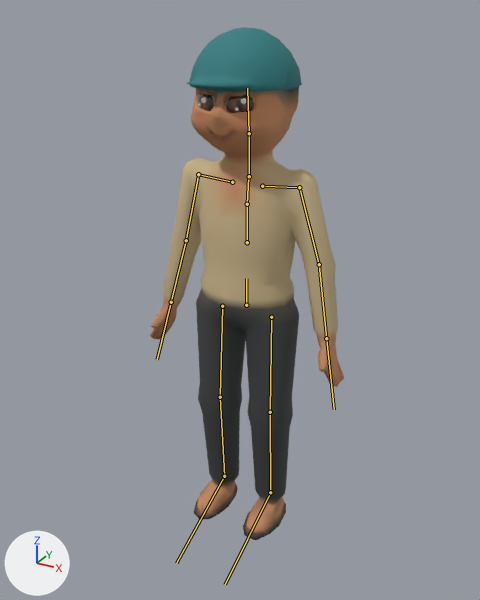
The glTF model assets/models/nguoi/chunam.glb as it was, and as the next commit left it.
One viewpoint serves both versions: a 50 mm lens placed at (0.926, -1.729, 1.685), pointed at (-0.013, -0.023, 0.831). Every picture has the same lights, and +X, +Y and +Z are marked at lower left. The first picture is the older version. The bones that bend it are drawn over the model as lines.

In view in the first picture: 'Nguoi_chunam'.
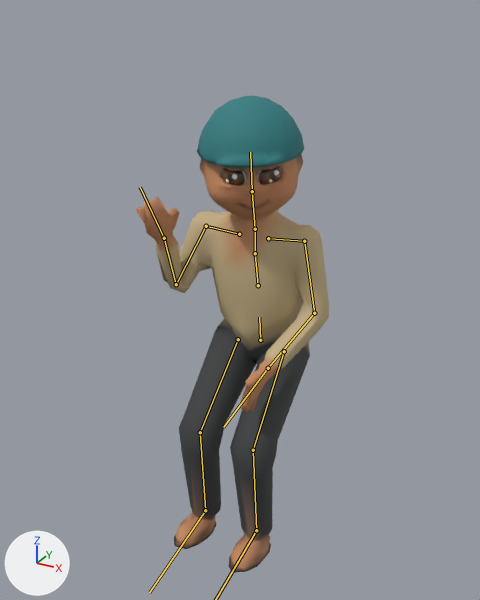
The newer file adds an action. The first version stands in its rest pose; the second is drawn at frame 49 of the action 'chup_chung'.

The change in detail:
Bone 'hips' (bone_hips) moves from (0.0, 0.0, 0.0) to (0.0, -0.172, -0.102).
Bone 'hips' (bone_hips) turns from (0, 0, 0) to (6, 0, 0) degrees about its own x, y and z.
Bone 'spine' (bone_spine) turns from (0, 0, 0) to (5, 0, 0) degrees about its own x, y and z.
Bone 'chest' (bone_chest) turns from (0, 0, 0) to (-1, 2, 0) degrees about its own x, y and z.
Bone 'upperarm.L' (bone_upperarm_l) turns from (0, 0, 0) to (-11, 1, 6) degrees about its own x, y and z.
Bone 'forearm.L' (bone_forearm_l) turns from (0, 0, 0) to (-39, 9, 24) degrees about its own x, y and z.
Bone 'hand.L' (bone_hand_l) turns from (0, 0, 0) to (8, 0, 0) degrees about its own x, y and z.
Bone 'upperarm.R' (bone_upperarm_r) turns from (0, 0, 0) to (-20, 2, 11) degrees about its own x, y and z.
Bone 'forearm.R' (bone_forearm_r) turns from (0, 0, 0) to (-124, 34, 18) degrees about its own x, y and z.
Bone 'hand.R' (bone_hand_r) turns from (0, 0, 0) to (8, 0, 0) degrees about its own x, y and z.
Bone 'neck' (bone_neck) turns from (0, 0, 0) to (0, 4, 0) degrees about its own x, y and z.
Bone 'head' (bone_head) turns from (0, 0, 0) to (-4, 22, -4) degrees about its own x, y and z.
Bone 'thigh.L' (bone_thigh_l) turns from (0, 0, 0) to (-49, 0, -1) degrees about its own x, y and z.
Bone 'shin.L' (bone_shin_l) turns from (0, 0, 0) to (44, 0, 1) degrees about its own x, y and z.
Bone 'foot.L' (bone_foot_l) turns from (0, 0, 0) to (12, 0, 1) degrees about its own x, y and z.
Bone 'thigh.R' (bone_thigh_r) turns from (0, 0, 0) to (-49, 0, 1) degrees about its own x, y and z.
Bone 'shin.R' (bone_shin_r) turns from (0, 0, 0) to (44, 0, -1) degrees about its own x, y and z.
Bone 'foot.R' (bone_foot_r) turns from (0, 0, 0) to (12, 0, -1) degrees about its own x, y and z.

Boxes (x1, y1, x2, y2) around the edits, measured in the pictures (480 x 600 px):
'Nguoi_chunam', posed (7% shorter)
    before: (150, 27, 344, 540)
    after: (136, 96, 329, 573)
bone 'hips', root to tip
    before: (246, 305) to (246, 278)
    after: (260, 340) to (259, 317)
bone 'spine', root to tip
    before: (247, 242) to (247, 204)
    after: (258, 285) to (255, 253)
bone 'chest', root to tip
    before: (247, 204) to (248, 177)
    after: (255, 253) to (255, 230)
bone 'upperarm.L', root to tip
    before: (299, 187) to (319, 264)
    after: (304, 241) to (314, 313)
bone 'forearm.L', root to tip
    before: (319, 264) to (326, 338)
    after: (314, 313) to (268, 368)
bone 'hand.L', root to tip
    before: (326, 338) to (334, 409)
    after: (268, 368) to (223, 427)
bone 'upperarm.R', root to tip
    before: (198, 174) to (186, 240)
    after: (206, 226) to (176, 284)
bone 'forearm.R', root to tip
    before: (186, 240) to (171, 302)
    after: (176, 284) to (164, 238)
bone 'hand.R', root to tip
    before: (171, 302) to (157, 359)
    after: (164, 238) to (140, 187)
bone 'neck', root to tip
    before: (249, 176) to (249, 133)
    after: (255, 229) to (252, 191)
bone 'head', root to tip
    before: (249, 133) to (247, 88)
    after: (252, 191) to (250, 152)
bone 'thigh.L', root to tip
    before: (271, 317) to (270, 412)
    after: (284, 351) to (253, 450)
bone 'shin.L', root to tip
    before: (270, 412) to (270, 492)
    after: (253, 450) to (256, 530)
bone 'thigh.R', root to tip
    before: (222, 306) to (220, 397)
    after: (238, 339) to (200, 432)
bone 'shin.R', root to tip
    before: (220, 397) to (224, 476)
    after: (200, 432) to (205, 510)
bone 'foot.R', root to tip
    before: (224, 476) to (176, 563)
    after: (205, 510) to (149, 592)
